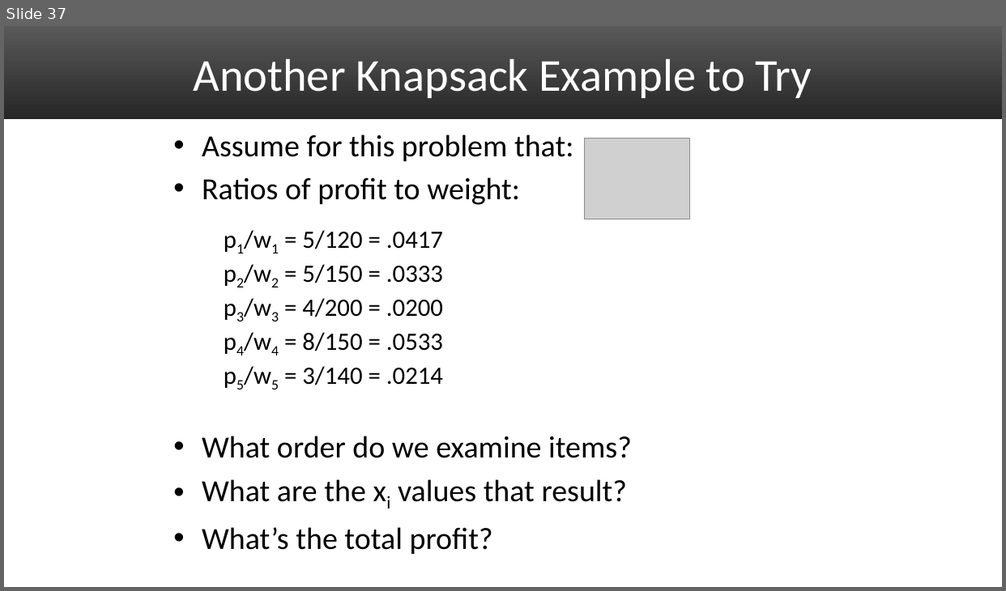
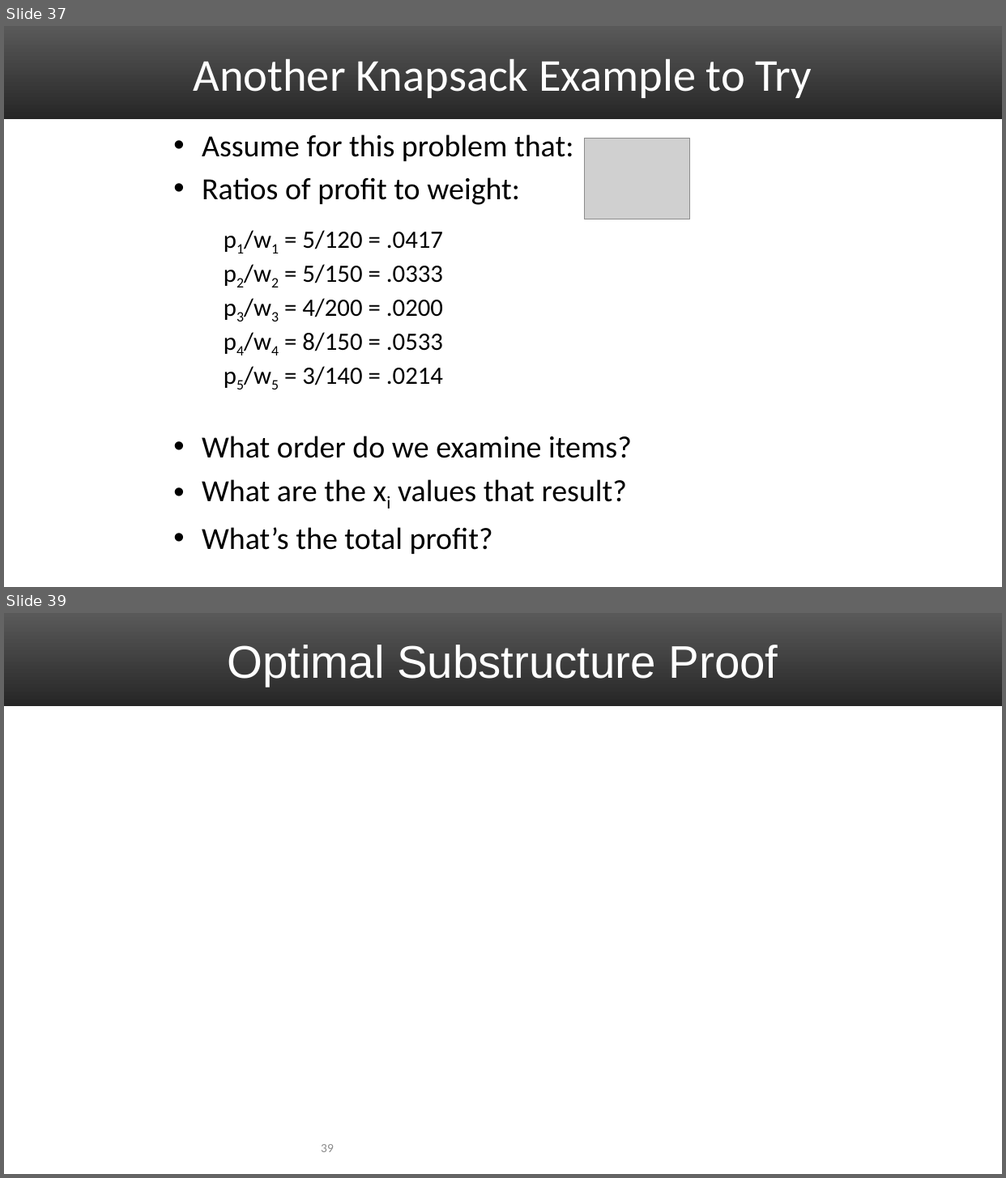
Before and after one commit to uva-cs/cs4102-f21, a slide deck: slides/GreedyAlgorithms_1.pptx. Shown one above the other, each under a label of ours: slide 37 before the commit, slides 37 and 39 after it; the slides between them are not shown. The pictures are 1006x591 and 1006x1178 pixels, drawn with LibreOffice and Linux fonts; fonts in the diff are those of the drawing; grey boxes stand for pictures. Boxes give left, top, right and bottom in pixels: in the first picture for what was removed or moved away, otherwise in the second. Text is boxed around its words. In the diff, an @@ line names an element or a change of style, - is before the commit and + after.

Commit message:
added knapsack proof to slides

```diff
--- a/slides/GreedyAlgorithms_1.pptx
+++ b/slides/GreedyAlgorithms_1.pptx
@@ slide 39 added at [4, 613, 1002, 1174], background #FFFFFF; not listed: 1 template element that a slide beside it also shows @@
@@ title added at [227, 645, 778, 686], 44 pt, text #FFFFFF @@
+Optimal Substructure Proof
@@ page number added at [321, 1144, 334, 1152], 12 pt, text #8C8C8C @@
+39
```
Also in this commit, not shown: 1 slide changed, 3 other slides added, 1 other file.
